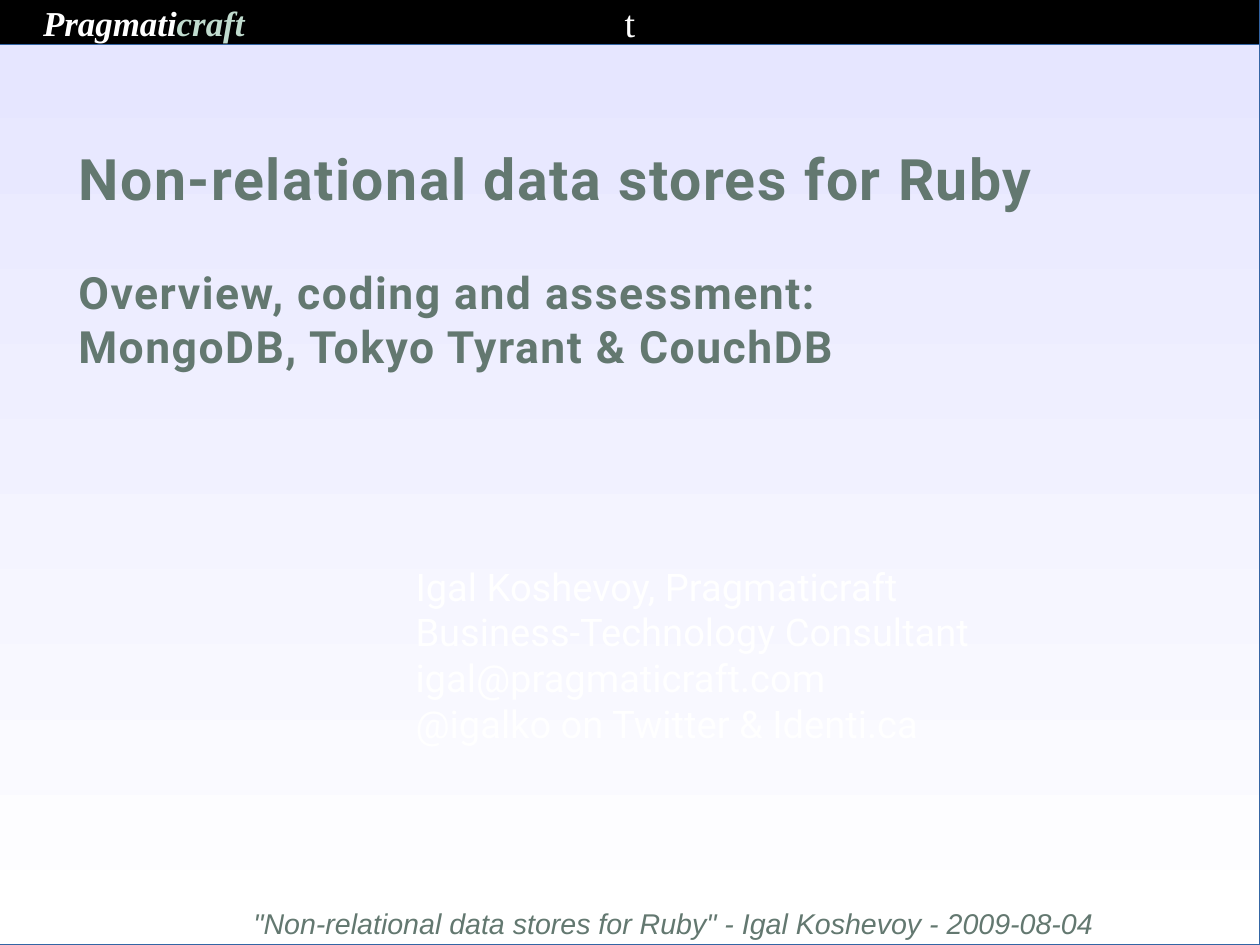
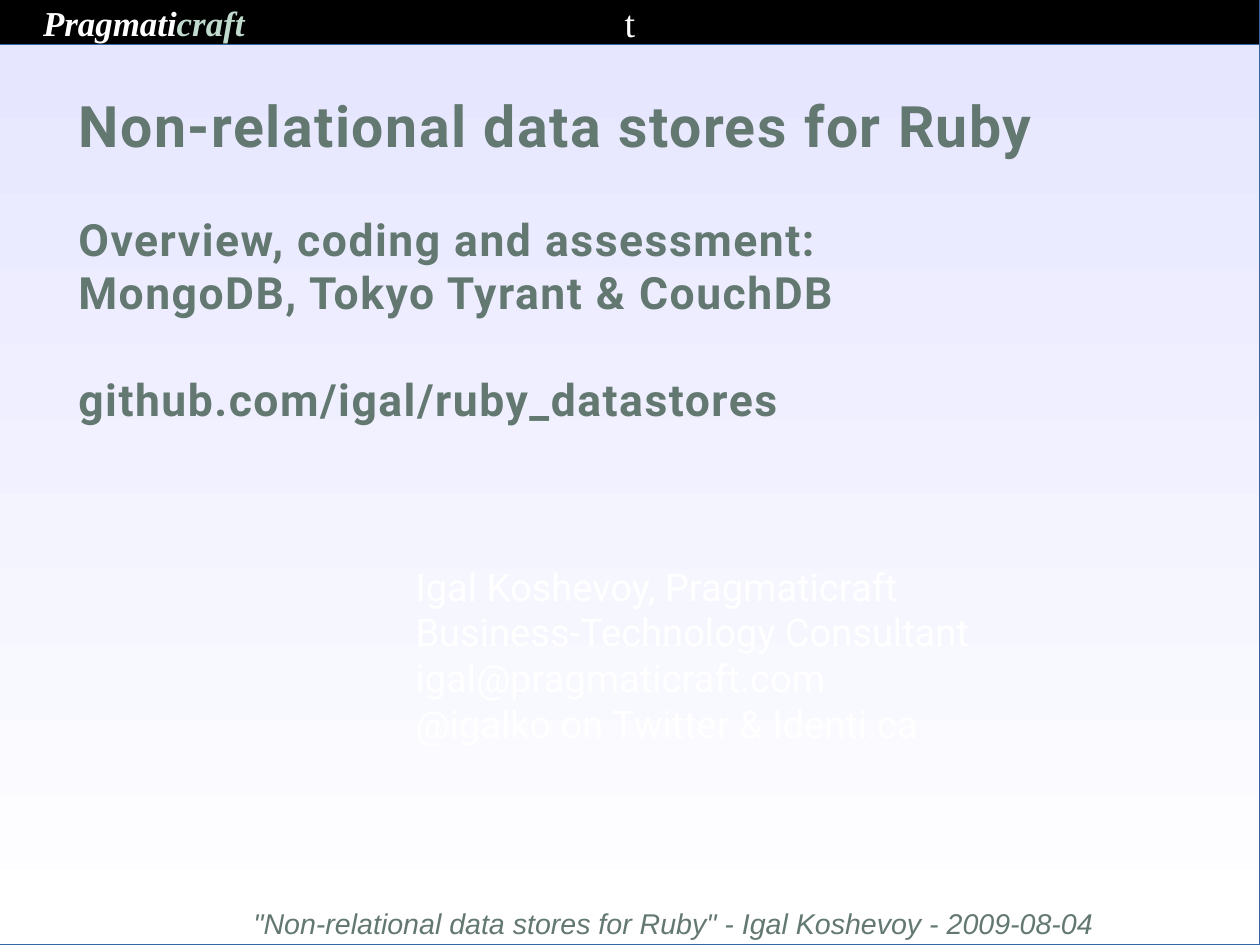
Before and after one commit to igal/ruby_datastores, a slide deck: slide 1 of 2009-08-04 Non-relational data stores for Ruby r1.odp. Drawn at 1260x945 pixels with LibreOffice and Linux fonts; fonts in the diff are those of the drawing; background and template pictures are left out. Boxes give left, top, right and bottom in pixels: in the first picture for what was removed or moved away, otherwise in the second. Text is boxed around its words. In the diff, an @@ line names an element or a change of style, - is before the commit and + after.

Commit message:
Updated presentation.

```diff
--- a/2009-08-04 Non-relational data stores for Ruby r1.odp
+++ b/2009-08-04 Non-relational data stores for Ruby r1.odp
@@ title at <box>78,103,1032,426</box>: text changed @@
-Non-relational data stores for Ruby
-Overview, coding and assessment:
-MongoDB, Tokyo Tyrant & CouchDB
+Non-relational data stores for Ruby
+Overview, coding and assessment:
+MongoDB, Tokyo Tyrant & CouchDB
+github.com/igal/ruby_datastores
```
Also in this commit, not shown: 7 other slides changed.
